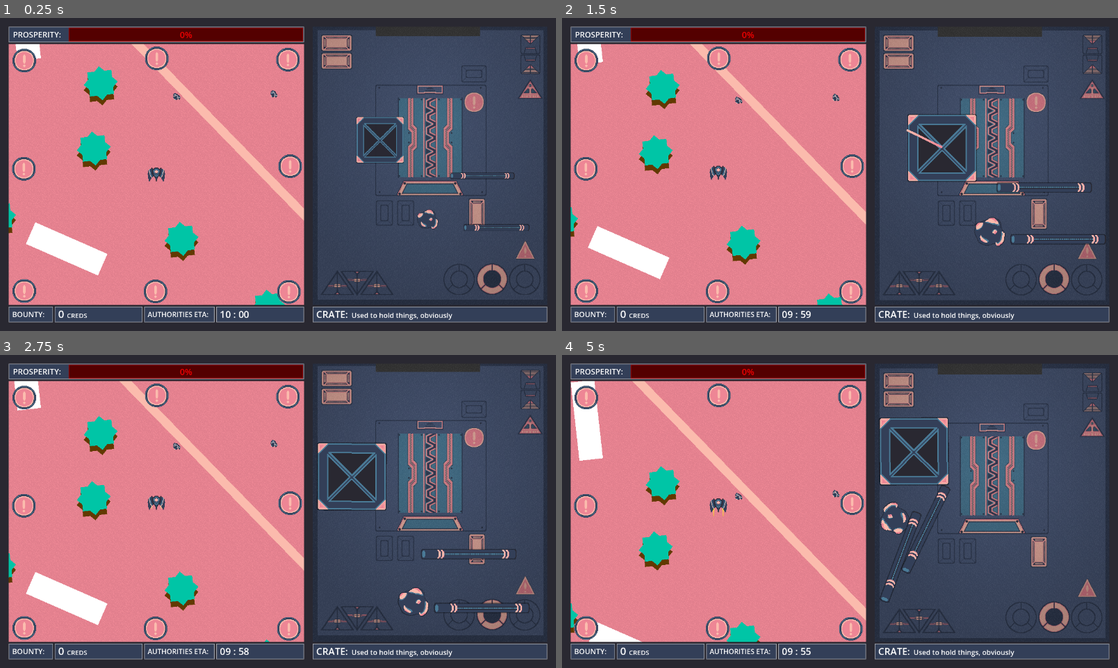
Above: before the commit, frames 1-4 (two rows, left to right).
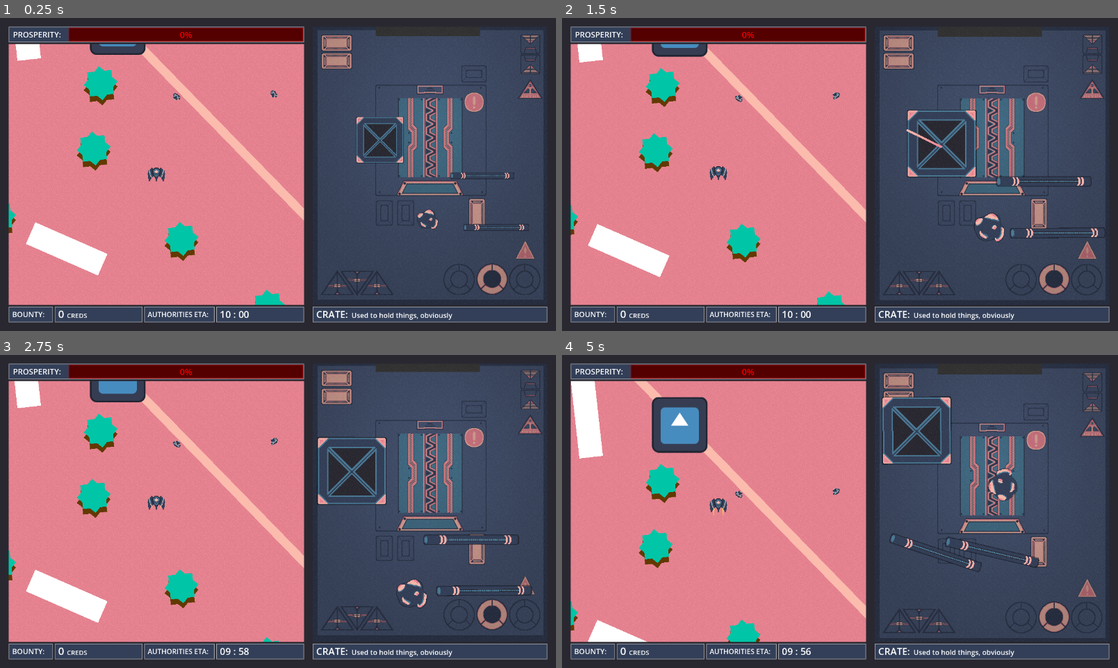
Above: after the commit, the same moments.

Repository: AstralStew/ProjectThornbury
Game: Godot game, scene res://Scenes/MainScene.tscn
Two runs of this game, one before a commit and one after it. Both use one fixed random seed, a clock stepped at 60 frames per second and the inputs below. The engine's default icon, where the game draws it, is replaced by a stand-in: a white triangle on a blue panel in a dark square.
Inputs (mouse positions are in pixels of both pictures, inside the frame that each line leads up to):
- Up to frame 1 (0.25 s): no input
- Up to frame 2 (1.5 s): drag from (995, 165) to (834, 93) at 0.52 s; drag from (940, 146) to (834, 96) at 1.27 s
- Up to frame 3 (2.75 s): move the mouse to (483, 530) at 2.02 s; hold D (MoveRight) from 2.03 s (still down); hold Shift (Boost) from 2.03 s (still down); click (483, 530) at 2.17 s
- Up to frame 4 (5 s): release D (MoveRight) at 2.75 s; release Shift (Boost) at 2.75 s; drag from (973, 602) to (739, 445) at 2.77 s; drag from (1029, 627) to (895, 527) at 3.52 s; drag from (673, 464) to (1112, 370) at 4.27 s

The runs differ from the first frame. In frame 1, 1.7% of the frame differs, in the area x 2-96%, y 8-92%; in frame 2, 5.3%; in frame 3, 6.0%; in frame 4, 7.9%, in the area x 1-86%, y 8-96%.

Commit message:
Basic notifications

Diff:
--- a/Configs/game_config_pinky.tres
+++ b/Configs/game_config_pinky.tres
@@ -4,7 +4,14 @@
 
 [resource]
 script = ExtResource("1_03jql")
-INVENTORY_ITEM_MOVE_DRAG = 500.0
-INVENTORY_ITEM_ROTATION_DRAG = 500.0
+INVENTORY_SHIP_FORCE = Vector2(1.2, 1.2)
+INVENTORY_RANDOM_FORCE = 0.125
+INVENTORY_DRAG_FORCE = 3.0
+ROCK_MASS = 0.5
+ROCK_FORCE_SCALE = 1.312
+ROCK_EXTRA_MOVE_DRAG = -0.06
+ROCK_EXTRA_ROTATION_DRAG = -0.25
+PIPE_MASS = 1.0
+PIPE_EXTRA_ROTATION_DRAG = -0.5
 INVENTORY_CAMERA_TILT_STRENGTH = 2.5
 metadata/_custom_type_script = "uid://cjyohqwij1yd1"
--- a/Scenes/InventoryPrefabs/inventory.tscn
+++ b/Scenes/InventoryPrefabs/inventory.tscn
@@ -541,6 +541,7 @@
 position = Vector2(429, 461)
 
 [node name="Camera2D" type="Camera2D" parent="SubViewportContainer/SubViewport" unique_id=1942357245]
+z_index = 1
 position = Vector2(270, 320)
 ignore_rotation = false
 limit_enabled = false
--- a/Scenes/MainScene.tscn
+++ b/Scenes/MainScene.tscn
@@ -223,6 +223,7 @@
 vertical_alignment = 1
 
 [node name="Timer" type="Timer" parent="UIHolder/MC_ScreenHolders/HB_ScreenHolders/LeftScreen/BottomBar/TimeRemaining" unique_id=1480961910]
+process_mode = 1
 process_callback = 0
 autostart = true
 
--- /dev/null
+++ b/Scenes/OutsidePrefabs/notification.tscn
@@ -0,0 +1,31 @@
+[gd_scene format=3 uid="uid://ibwgeq3nkflt"]
+
+[ext_resource type="Script" uid="uid://h4wwr486ejuw" path="res://Scripts/Notification.gd" id="1_sruue"]
+[ext_resource type="Texture2D" uid="uid://c0sl1u4dvsqni" path="res://Assets/Images/City/Building64.png" id="2_3fx4b"]
+[ext_resource type="Texture2D" uid="uid://i1g58vh6a4qg" path="res://Assets/Images/Inventory/Greebles.png" id="3_68ugo"]
+
+[sub_resource type="AtlasTexture" id="AtlasTexture_sruue"]
+atlas = ExtResource("3_68ugo")
+region = Rect2(175, 12, 46, 46)
+
+[node name="Notification" type="Node2D" unique_id=2025579434]
+script = ExtResource("1_sruue")
+minimum_alpha_distance = 4000.0
+maximum_alpha_distance = 2000.0
+maximum_scale_distance = 300.0
+disappear_distance = 300.0
+
+[node name="SpriteBG" type="Sprite2D" parent="." unique_id=1388421572]
+position = Vector2(-1, 0)
+texture = ExtResource("2_3fx4b")
+
+[node name="SpriteIcon" type="TextureRect" parent="." unique_id=10505829]
+offset_left = -23.0
+offset_top = -23.0
+offset_right = 23.0
+offset_bottom = 23.0
+mouse_filter = 0
+texture = SubResource("AtlasTexture_sruue")
+
+[connection signal="mouse_entered" from="SpriteIcon" to="." method="_on_mouse_entered"]
+[connection signal="mouse_exited" from="SpriteIcon" to="." method="_mouse_exited"]
--- a/Scenes/OutsidePrefabs/outside.tscn
+++ b/Scenes/OutsidePrefabs/outside.tscn
@@ -7,8 +7,8 @@
 [ext_resource type="PackedScene" uid="uid://dtkur4468wq5q" path="res://Scenes/OutsidePrefabs/collectable_crate.tscn" id="3_dw31t"]
 [ext_resource type="Texture2D" uid="uid://bs8wppq8ctccy" path="res://Assets/Images/Ships/Ships_Sheet.png" id="3_slk23"]
 [ext_resource type="Script" uid="uid://c7fg3jgojxubh" path="res://Scripts/ship_trail.gd" id="5_hhqqv"]
-[ext_resource type="Texture2D" uid="uid://c0sl1u4dvsqni" path="res://Assets/Images/City/Building64.png" id="8_dw31t"]
-[ext_resource type="Texture2D" uid="uid://i1g58vh6a4qg" path="res://Assets/Images/Inventory/Greebles.png" id="9_7c3hi"]
+[ext_resource type="Texture2D" uid="uid://culse33bfkhrh" path="res://icon.svg" id="8_lksva"]
+[ext_resource type="Script" uid="uid://dvgg4pi46sf3l" path="res://Scripts/NotificationManager.gd" id="9_2x00p"]
 
 [sub_resource type="Curve" id="Curve_mf7ev"]
 _data = [Vector2(0, 0), 0.0, 0.0, 0, 0, Vector2(1, 1), 1.4, 0.0, 0, 0]
@@ -20,10 +20,6 @@
 [sub_resource type="CapsuleShape2D" id="CapsuleShape2D_tumq0"]
 radius = 5.0
 height = 32.0
-
-[sub_resource type="AtlasTexture" id="AtlasTexture_lksva"]
-atlas = ExtResource("9_7c3hi")
-region = Rect2(175, 12, 46, 46)
 
 [node name="OutsideManager" type="MarginContainer" unique_id=1854772268]
 process_mode = 1
@@ -105,78 +101,15 @@
 
 [node name="Line2D" type="Line2D" parent="SubViewportContainer/SubViewport/Ship" unique_id=223409123]
 
-[node name="MarginContainer" type="MarginContainer" parent="." unique_id=1849995848]
-layout_mode = 2
-theme_override_constants/margin_left = 15
-theme_override_constants/margin_top = 15
-theme_override_constants/margin_right = 15
-theme_override_constants/margin_bottom = 15
+[node name="ColorRect" type="ColorRect" parent="SubViewportContainer/SubViewport" unique_id=1648102866]
+offset_left = 31.0
+offset_top = 66.0
+offset_right = 70.99997
+offset_bottom = 106.0
 
-[node name="Control" type="Control" parent="MarginContainer" unique_id=1444279778]
-layout_mode = 2
-size_flags_horizontal = 4
-size_flags_vertical = 4
+[node name="Sprite2D" type="Sprite2D" parent="SubViewportContainer/SubViewport" unique_id=1740866263]
+position = Vector2(242, 219)
+texture = ExtResource("8_lksva")
 
-[node name="Sprite2D" type="Sprite2D" parent="MarginContainer/Control" unique_id=2036232746]
-position = Vector2(-305, -262)
-texture = ExtResource("8_dw31t")
-
-[node name="Sprite2D2" type="Sprite2D" parent="MarginContainer/Control" unique_id=647090024]
-position = Vector2(-304, -262)
-texture = SubResource("AtlasTexture_lksva")
-
-[node name="Sprite2D3" type="Sprite2D" parent="MarginContainer/Control" unique_id=1906257120]
-position = Vector2(302, -264)
-texture = ExtResource("8_dw31t")
-
-[node name="Sprite2D4" type="Sprite2D" parent="MarginContainer/Control" unique_id=523633246]
-position = Vector2(303, -264)
-texture = SubResource("AtlasTexture_lksva")
-
-[node name="Sprite2D5" type="Sprite2D" parent="MarginContainer/Control" unique_id=172983081]
-position = Vector2(304, 270)
-texture = ExtResource("8_dw31t")
-
-[node name="Sprite2D6" type="Sprite2D" parent="MarginContainer/Control" unique_id=988182282]
-position = Vector2(305, 270)
-texture = SubResource("AtlasTexture_lksva")
-
-[node name="Sprite2D7" type="Sprite2D" parent="MarginContainer/Control" unique_id=1507427108]
-position = Vector2(-305, 268)
-texture = ExtResource("8_dw31t")
-
-[node name="Sprite2D8" type="Sprite2D" parent="MarginContainer/Control" unique_id=2003311014]
-position = Vector2(-304, 268)
-texture = SubResource("AtlasTexture_lksva")
-
-[node name="Sprite2D9" type="Sprite2D" parent="MarginContainer/Control" unique_id=1086851719]
-position = Vector2(-306, -13)
-texture = ExtResource("8_dw31t")
-
-[node name="Sprite2D10" type="Sprite2D" parent="MarginContainer/Control" unique_id=687591551]
-position = Vector2(-305, -13)
-texture = SubResource("AtlasTexture_lksva")
-
-[node name="Sprite2D11" type="Sprite2D" parent="MarginContainer/Control" unique_id=844504913]
-position = Vector2(0, -267)
-texture = ExtResource("8_dw31t")
-
-[node name="Sprite2D12" type="Sprite2D" parent="MarginContainer/Control" unique_id=850221501]
-position = Vector2(1, -267)
-texture = SubResource("AtlasTexture_lksva")
-
-[node name="Sprite2D13" type="Sprite2D" parent="MarginContainer/Control" unique_id=1437238479]
-position = Vector2(307, -19)
-texture = ExtResource("8_dw31t")
-
-[node name="Sprite2D14" type="Sprite2D" parent="MarginContainer/Control" unique_id=890348790]
-position = Vector2(308, -19)
-texture = SubResource("AtlasTexture_lksva")
-
-[node name="Sprite2D15" type="Sprite2D" parent="MarginContainer/Control" unique_id=1387916508]
-position = Vector2(-3, 269)
-texture = ExtResource("8_dw31t")
-
-[node name="Sprite2D16" type="Sprite2D" parent="MarginContainer/Control" unique_id=1614605509]
-position = Vector2(-2, 269)
-texture = SubResource("AtlasTexture_lksva")
+[node name="NotificationManager" type="Node2D" parent="SubViewportContainer/SubViewport" unique_id=1939579723]
+script = ExtResource("9_2x00p")
--- a/Scripts/Boot.gd
+++ b/Scripts/Boot.gd
@@ -25,7 +25,7 @@
 
 var _random_direction : Vector2 = Vector2.ZERO
 
-var _jolt_force : float = 0
+var _jolt_force : float = 1
 
 
 func _enter_tree() -> void:
@@ -38,7 +38,7 @@
 func _physics_process(delta: float) -> void:
 	_get_ship_speed()
 	_add_random()
-	if _jolt_force > 0: _jolt_force = move_toward(_jolt_force, 0, GLOBALS.INVENTORY_JOLT_FORCE_REDUCTION * delta)
+	if _jolt_force > 1: _jolt_force = move_toward(_jolt_force, 1, GLOBALS.INVENTORY_JOLT_FORCE_REDUCTION * delta)
 	_apply_forces()
 
 func _get_ship_speed() -> void:
@@ -64,7 +64,7 @@
 	else:
 		gravity_direction = _direction + (_random_direction * GLOBALS.INVENTORY_RANDOM_FORCE * _jolt_force)
 
-	if _jolt_force > 0:
+	if _jolt_force > 1:
 		gravity_direction += GLOBALS.random_vector2_normalised() * _jolt_force
 
 
--- a/Scripts/GameBalanceManager.gd
+++ b/Scripts/GameBalanceManager.gd
@@ -5,6 +5,8 @@
 
 func apply_game_config() -> void:
 
+
+	print("got here")
 	GLOBALS.LEVEL_SECS_BEFORE_AUTHORITIES_ARRIVE = game_config.LEVEL_SECS_BEFORE_AUTHORITIES_ARRIVE
 
 	GLOBALS.SHIP_MAX_HEALTH = game_config.SHIP_MAX_HEALTH
--- /dev/null
+++ b/Scripts/Notification.gd
@@ -0,0 +1,72 @@
+class_name Notification extends Node2D
+
+@export var minimum_alpha_distance : float = 6000
+@export var maximum_alpha_distance : float = 4000
+@export var minimum_scale_distance : float = 3000
+@export var maximum_scale_distance : float = 200
+@export var disappear_distance : float = 200
+
+@export_category("READ ONLY")
+
+@export var target_position : Vector2 = Vector2(460,460)
+@export var is_tracking : bool = false
+@export var is_hovered : bool = false
+#
+#func _ready() -> void:
+	#tracking(get_tree().get_first_node_in_group("Stations"))
+
+func stop(_node:Node2D) -> void:
+	is_tracking = false
+	visible = false
+
+func tracking(_node:Node2D) -> void:
+	var _minimum_alpha_sqr_distance : float = minimum_alpha_distance * minimum_alpha_distance
+	var _maximum_alpha_sqr_distance : float = maximum_alpha_distance * maximum_alpha_distance
+	var _minimum_scale_sqr_distance : float = minimum_scale_distance * minimum_scale_distance
+	var _maximum_scale_sqr_distance : float = maximum_scale_distance * maximum_scale_distance
+	var _disappear_sqr_distance : float = disappear_distance * disappear_distance
+
+	target_position = _node.global_position # LevelManager.instance.to_local(get_tree().get_first_node_in_group("Stations").global_position)
+
+	var _camera : Camera2D = $"../../Ship/Camera2D"
+	var _camera_pos : Vector2
+	var _distance : float
+
+	is_tracking = true
+	visible = true
+	while(is_tracking):
+		_camera_pos = _camera.get_screen_center_position()
+		global_position = target_position.clamp(_camera_pos-Vector2(310,263), _camera_pos+Vector2(300,263))
+
+		if is_hovered:
+			$SpriteIcon.modulate = Color(1,1,1,1)
+			scale = Vector2(1.312,1.312)
+		else:
+			_distance = _camera_pos.distance_squared_to(target_position)
+
+			if _distance < _disappear_sqr_distance:
+				visible = false
+			else:
+				visible = true
+
+			if _distance > _minimum_alpha_sqr_distance:
+				$SpriteIcon.modulate = Color(1,1,1,0.25)
+			else:
+				$SpriteIcon.modulate = Color(1,1,1,clamp(remap(_distance,_minimum_alpha_sqr_distance,_maximum_alpha_sqr_distance,0.1,1.0),0.25,1.0))
+
+			if _distance > _minimum_scale_sqr_distance:
+				scale = Vector2(0.69,0.69)
+			else:
+				scale = Vector2.ONE * clamp(remap(_distance,_maximum_scale_sqr_distance,_minimum_scale_sqr_distance,1.312,0.69),0.69,1.312)
+
+		await get_tree().physics_frame
+
+		if !is_inside_tree(): break
+
+
+func _on_mouse_entered() -> void:
+	is_hovered = true
+
+
+func _mouse_exited() -> void:
+	is_hovered = false
--- /dev/null
+++ b/Scripts/NotificationManager.gd
@@ -0,0 +1,22 @@
+class_name NotificationManager extends Node
+
+@onready var notification_prefab : PackedScene = preload("res://Scenes/OutsidePrefabs/notification.tscn")
+
+
+
+func _ready() -> void:
+	for _station:Station in get_tree().get_nodes_in_group("Stations"):
+
+		var _new_notification = create_notification()
+		#_new_notification.tracking(_station)
+		_new_notification.name = "Notification{"+_station.name+"}"
+
+		_station.on_make_order.connect(_new_notification.tracking)
+		_station.on_complete_order.connect(_new_notification.stop)
+
+
+func create_notification() -> Notification:
+	var _new_notification = notification_prefab.instantiate() as Notification
+	add_child(_new_notification)
+	_new_notification.name = "Notification"
+	return _new_notification
--- a/Scripts/Station.gd
+++ b/Scripts/Station.gd
@@ -3,7 +3,7 @@
 	get: return "[b][Station("+name+")][/b] "
 #static var instance : Station = null
 
-@export var cooldown_duration : Vector2 = Vector2(5.0,20.0)
+@export var cooldown_duration : Vector2 = Vector2(10.0,30.0)
 
 @export var prosperity_target : int = 2
 
@@ -23,12 +23,13 @@
 
 @onready var _label : Label = $PanelContainer/Label
 
+signal on_make_order(station_ref)
 signal on_complete_order(station_ref)
 signal on_become_prosperous(station_ref)
 
 func _ready() -> void:
 	prosperity = 0
-	make_order()
+	cooldown()
 
 func make_order() -> void:
 	if has_order || is_prosperous: return
@@ -44,6 +45,7 @@
 
 	has_order = true
 	update_text()
+	on_make_order.emit(self)
 
 func update_text() -> void:
 	if has_order:
@@ -86,7 +88,8 @@
 	else: on_become_prosperous.emit(self)
 
 func cooldown() -> void:
-	await get_tree().create_timer(randf_range(cooldown_duration.x,cooldown_duration.y)).timeout
+	for i in prosperity+1:
+		await get_tree().create_timer(randf_range(cooldown_duration.x,cooldown_duration.y)).timeout
 	print_rich(DEBUG_NAME,"Cooldown > Cooldown finished! Making a new order...")
 	make_order()
 
--- a/Scripts/UIManager.gd
+++ b/Scripts/UIManager.gd
@@ -18,6 +18,8 @@
 signal _on_restart_game
 static func on_restart_game() -> Signal: return instance._on_restart_game
 
+static var _first_run : bool = true
+
 func _enter_tree() -> void:
 	instance = self
 
@@ -28,10 +30,19 @@
 	LevelManager.on_prosperity_updated().connect(update_prosperity)
 	time_remaining = GLOBALS.LEVEL_SECS_BEFORE_AUTHORITIES_ARRIVE
 
+	if _first_run: first_run()
+
 	ticking_time()
 
+func first_run() -> void:
+	_first_run = false
+	await get_tree().create_timer(0.5).timeout
+	_on_restart_game.emit()
+	get_tree().reload_current_scene()
 
 func ticking_time() -> void:
+
+	var _timer = (time_remaining_label.get_child(0) as Timer)
 	var _minutes : int = floori(time_remaining / 60.0)
 	var _seconds : int = time_remaining - (_minutes * 60)
 	time_remaining_label.text = "%02d : %02d" % [_minutes, _seconds]
@@ -39,7 +50,7 @@
 		_minutes = floor(time_remaining / 60.0)
 		_seconds = time_remaining - (_minutes * 60)
 		time_remaining_label.text = "%02d : %02d" % [_minutes, _seconds]
-		await (time_remaining_label.get_child(0) as Timer).timeout
+		await _timer.timeout
 		time_remaining -= 1
 	lose()
 
Not shown, added: Scripts/Notification.gd.uid
Not shown, added: Scripts/NotificationManager.gd.uid
